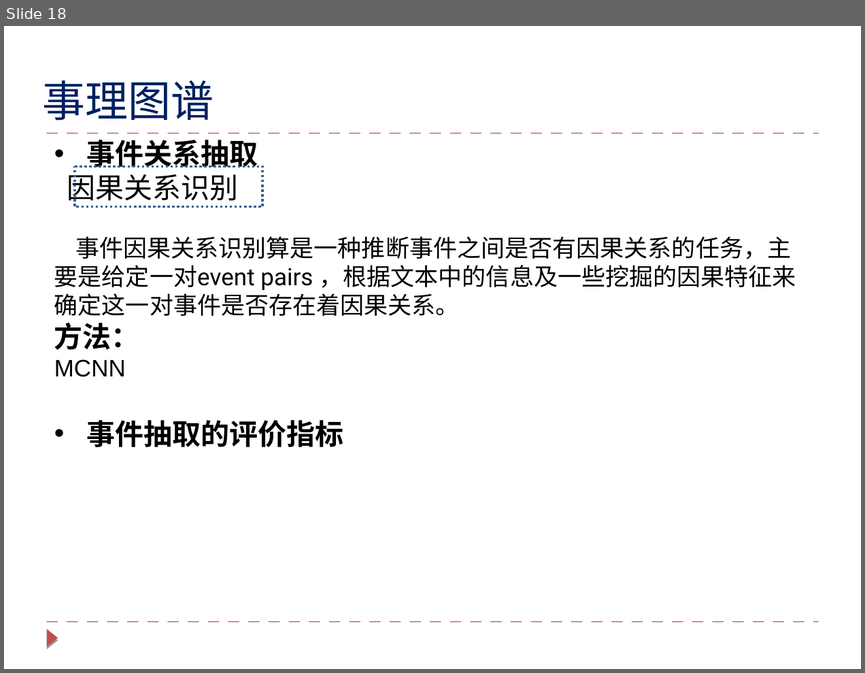
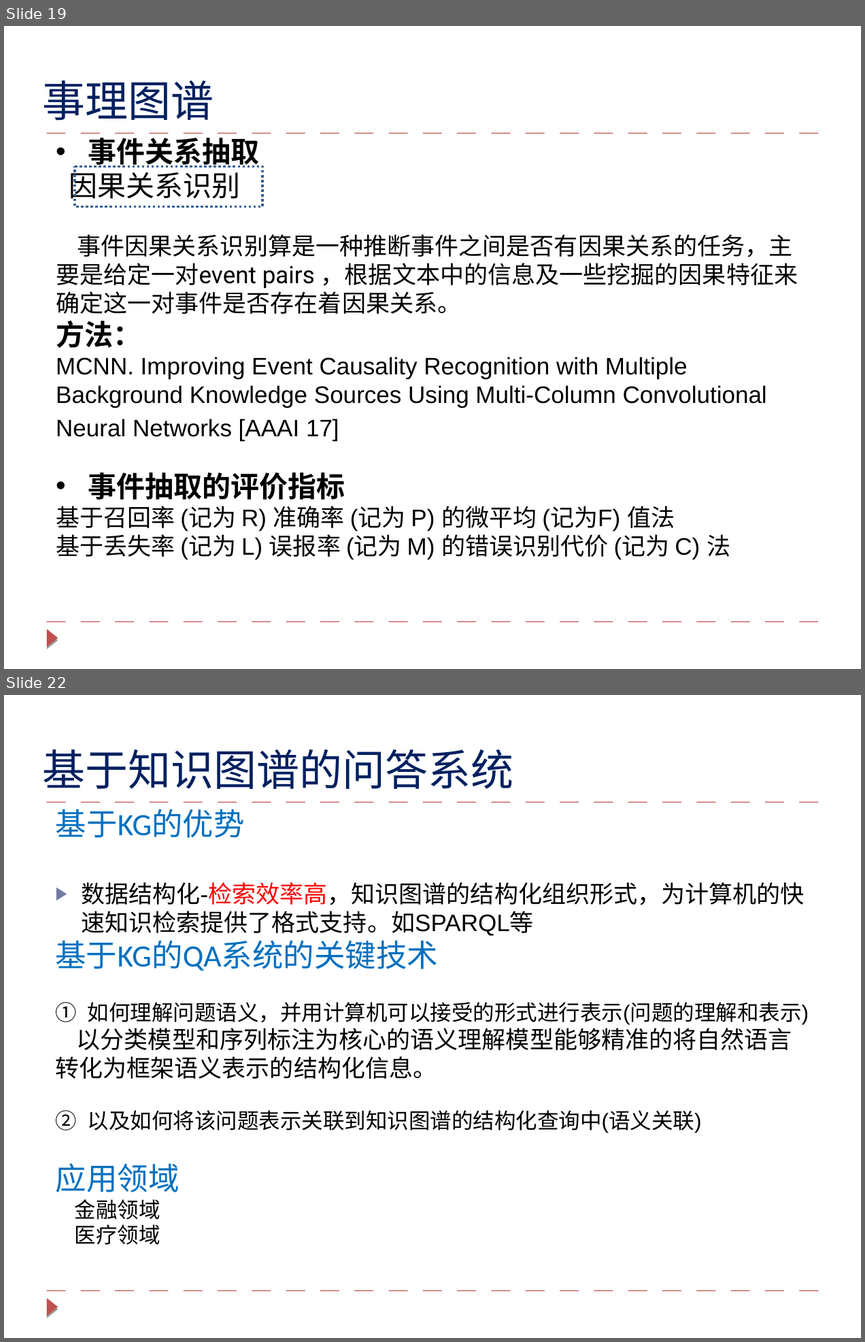
Before and after one commit to lihanghang/NLP-Knowledge-Graph, a slide deck: my summary/知识图谱技术与对话系统的应用.pptx. Shown one above the other, each under a label of ours: slide 18 before the commit, slides 19 and 22 after it; the slides between them are not shown. The pictures are 865x673 and 865x1342 pixels, drawn with LibreOffice and Linux fonts; fonts in the diff are those of the drawing. Boxes give left, top, right and bottom in pixels: in the first picture for what was removed or moved away, otherwise in the second. Text is boxed around its words. In the diff, an @@ line names an element or a change of style, - is before the commit and + after.

```diff
--- a/my summary/知识图谱技术与对话系统的应用.pptx
+++ b/my summary/知识图谱技术与对话系统的应用.pptx
@@ slide 22 added at <box>4,695,861,1338</box>, background #FFFFFF; not listed: 3 template elements that a slide beside it also shows @@
@@ text added at <box>43,749,514,789</box>, 36 pt, text #002060 @@
+基于知识图谱的问答系统
@@ text added at <box>55,809,808,1244</box>, 20 pt, text #000000 @@
+基于KG的优势
+▶ 数据结构化-检索效率高，知识图谱的结构化组织形式，为计算机的快速知识检索提供了格式支持。如SPARQL等
+基于KG的QA系统的关键技术
+1. 如何理解问题语义，并用计算机可以接受的形式进行表示(问题的理解和表示)
+以分类模型和序列标注为核心的语义理解模型能够精准的将自然语言转化为框架语义表示的结构化信息。
+2. 以及如何将该问题表示关联到知识图谱的结构化查询中(语义关联)
+应用领域
+金融领域
+医疗领域
@@ what was slide 18 is now slide 19 @@
@@ slide 19 changed as well @@
@@ rectangle at <box>75,167,263,207</box>: outline #376092 2 pt dashed to #376092 2 pt @@
@@ text at <box>56,356,767,441</box>: text changed @@
-MCNN
+MCNN. Improving Event Causality Recognition with Multiple Background Knowledge Sources Using Multi-Column Convolutional Neural Networks [AAAI 17]
@@ text at <box>56,505,730,559</box>: paragraphs added @@
+基于召回率 (记为 R) 准确率 (记为 P) 的微平均 (记为F) 值法
+基于丢失率 (记为 L) 误报率 (记为 M) 的错误识别代价 (记为 C) 法
```
Also in this commit, not shown: 12 other slides changed, 4 other slides added, 8 slides removed.
